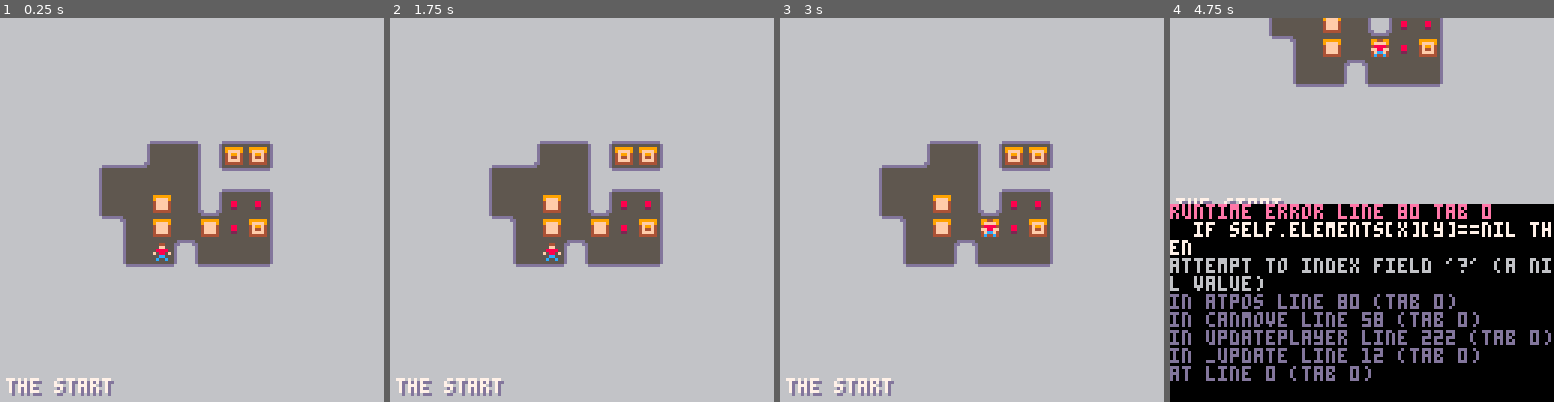
Above: before the commit, frames 1-4 (left to right).
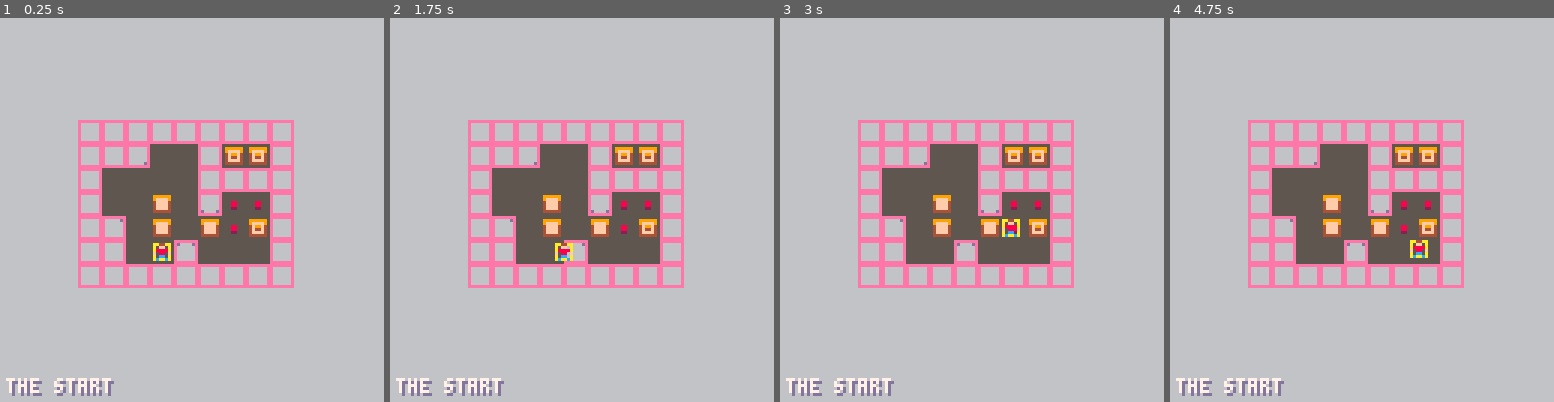
Above: after the commit, the same moments.

Repository: monsieurluge/pico8
Game: PICO-8 cartridge sokoban.p8
Same seed, same stepped clock (60 frames per second), same inputs: the game is played once before the commit and once after it.
Inputs:
- Up to frame 1 (0.25 s): no input
- Up to frame 2 (1.75 s): hold Right from 1.6 s (still down)
- Up to frame 3 (3 s): release Right at 2.1 s; hold Up 2.15-2.42 s; hold Right from 2.47 s (still down)
- Up to frame 4 (4.75 s): release Right at 3.03 s; hold Left 3.08-3.58 s; hold Down 3.63-3.97 s; hold Right 4.02-4.68 s; hold Up from 4.73 s (still down)

The runs differ from the first frame. In frame 1, 6.6% of the frame differs, in the area x 20-77%, y 26-71%; in frame 2, 6.7%; in frame 3, 6.7%; in frame 4, 65%, in the area x 0-100%, y 0-100%.
Error before the commit: runtime error line 80 tab 0; if self.elements[x][y]==nil then; attempt to index field '?' (a nil value)

Commit message:
work on the player movement

Diff:
--- a/sokoban.p8
+++ b/sokoban.p8
@@ -35,7 +35,7 @@
 
   for j=1,h do
    local id=mget(x+i-1,y+j-1)
-   grd[i][j]=newgrdelement(id)
+   grd[i][j]=newstatic(id,i,j)
   end
  end
 
@@ -43,28 +43,30 @@
 end
 
 function onswitch(x,y)
- local grd=stage.ground[x][y]
+ local nx=x/8+1
+ local ny=y/8+1
+ local grd=stage.ground[nx][ny]
  if (grd==nil) return false
  return fget(grd.id,1)
 end
 
-function coords(i,j)
- return {
-  x=i*8-8,
-  y=j*8-8
- }
-end
-
-function canmove(pos,move)
- local dx=pos.x+move.x
- local dy=pos.y+move.y
- local next=stage:atpos(dx,dy)
-
-	if (next==nil) return true
-
- if (fget(next.id,2)) return false
-
- return not fget(next.id,0)
+function move(obj,dx,dy)
+ local nx=obj.x+dx
+ local ny=obj.y+dy
+ local next=stage:atpos(nx,ny)
+
+ if (collision(obj,next)) return
+
+ obj.x=nx
+ obj.y=ny
+end
+
+function collision(a,b)
+ if a.hitbox and b.hitbox then
+  return a.hitbox.collide(b.hitbox)
+ end
+
+ return false
 end
 -->8
 --factories
@@ -78,23 +80,33 @@
 
  stage.ground=loadground(stage.x,stage.y,stage.w,stage.h)
  stage.elements=loadelements(stage.x,stage.y,stage.w,stage.h)
+ stage.empty={}
 
  stage.atpos=function(self,x,y)
-  if self.elements[x][y]==nil then
-   return self.ground[x][y]
-  end
-  return self.elements[x][y]
- end
-end
-
-function newgrdelement(id)
- if (fget(id,0)) return newwall(id)
- if (fget(id,1)) return newswitch()
+  local nx=flr(x/8+1)
+  local ny=flr(y/8+1)
+
+  if (nx<1 or nx>stage.w or ny<1 or ny>stage.h) return newwall(33,x,y)
+
+  if (stage.ground[nx][ny]) return stage.ground[nx][ny]
+  return stage.empty
+ end
+end
+
+function newstatic(id,x,y)
+ local nx=x*8-8
+ local ny=y*8-8
+ --wall
+ if (fget(id,0)) return newwall(id,nx,ny)
+ --switch
+ if (fget(id,1)) return newswitch(nx,ny)
 end
 
 function newelement(elts,id,x,y)
- if (fget(id,2)) add(elts,newbox(x,y))
- if (id==1) player=newplayer(x,y)
+ local nx=x*8-8
+ local ny=y*8-8
+ if (fget(id,2)) add(elts,newbox(nx,ny))
+ if (id==1) player=newplayer(nx,ny)
 end
 
 function newplayer(x,y)
@@ -102,33 +114,83 @@
 
  p.x=x
  p.y=y
+ p.hitbox=newhitbox(p,1,1,5,5)
+ p.anim=function()
+  return 1
+ end
  p.draw=function()
-  drawstatic(1,coords(p.x,p.y))
+  p.hitbox.draw(10)
+  drawsprite(p,p.x,p.y)
  end
 
  return p
 end
 
+function newhitbox(obj,dx,dy,w,h)
+ local hb={}
+
+ hb.dx=dx
+ hb.dy=dy
+ hb.w=w
+ hb.h=h
+ hb.obj=obj
+ hb.collide=function(hb2)
+  local l1=hb.obj.x+hb.dx --left
+  local t1=hb.obj.y+hb.dy --top
+  local l2=hb2.obj.x+hb2.dx --left
+  local t2=hb2.obj.y+hb2.dy --top
+
+  return not (
+   l1>l2+hb2.w
+   or l1+hb.w<l2
+   or t1>t2+hb2.h
+   or t1+hb.h<t2
+  )
+ end
+ hb.draw=function(c)
+  local nx=hb.obj.x+hb.dx
+  local ny=hb.obj.y+hb.dy
+  local wx=nx+hb.w
+  local hy=ny+hb.h
+
+  line(nx,ny,wx,ny,c)
+  line(wx,ny,wx,hy,c)
+  line(wx,hy,nx,hy,c)
+  line(nx,hy,nx,ny,c)
+ end
+
+ return hb
+end
+
 function newbox(x,y)
- return {
-  x=x,
-  y=y,
-  draw=function()
-   if onswitch(x,y) then
-    drawstatic(3,coords(x,y))
-   else
-    drawstatic(2,coords(x,y))
-   end
-  end
- }
-end
-
-function newwall(id)
+ local box={}
+
+ box.x=x
+ box.y=y
+ box.anim=function()
+  if (onswitch(x,y)) return 3
+  return 2
+ end
+ box.draw=function()
+  drawsprite(box,x,y)
+ end
+
+ return box
+end
+
+function newwall(id,x,y)
  local wall={}
 
  wall.id=id
- wall.draw=function(x,y)
-  drawstatic(wall.id,coords(x,y))
+ wall.x=x
+ wall.y=y
+ wall.hitbox=newhitbox(wall,0,0,7,7)
+ wall.anim=function()
+  return wall.id
+ end
+ wall.draw=function()
+  drawsprite(wall,x,y)
+  wall.hitbox.draw(14)
  end
 
  return wall
@@ -138,8 +200,11 @@
 local s={}
 
  s.id=4
+ s.anim=function()
+  return s.id
+ end
  s.draw=function(x,y)
-  drawstatic(s.id,coords(x,y))
+  drawsprite(s,x,y)
  end
 
  return s
@@ -159,24 +224,30 @@
  local w,h=stage.w,stage.h
  local xx,yy=x+w,y+h
 
+ --center the screen
  camera(flr((w*8-124)/2),flr((h*8-124)/2))
 
+ --draw the background
  cls(6)
  rectfill(x*8,y*8,xx*8-1,yy*8-1,5)
 
+ --draw the static elements
  for i=1,w do
   for j=1,h do
    local g=stage.ground[i][j]
-   if (g) g.draw(i,j)
+   if (g) g.draw(i*8-8,j*8-8)
   end
  end
 
+ --draw the other elements
  for elt in all(stage.elements) do
   elt.draw()
  end
 
+ --draw the player
  drawplayer()
 
+ --reset the camera position
  camera()
  if (debug) print(debug,2,2,2)
 end
@@ -185,8 +256,8 @@
  player.draw()
 end
 
-function drawstatic(id,c)
- spr(id,c.x,c.y)
+function drawsprite(obj,x,y)
+ spr(obj.anim() ,x,y)
 end
 
 function drawground(stage)
@@ -217,15 +288,12 @@
  dx=0
  dy=0
 
- if (btnp(⬅️)) dx=-1
- if (btnp(➡️)) dx=1
- if (btnp(⬆️)) dy=-1
- if (btnp(⬇️)) dy=1
-
- if (canmove(player,{x=dx,y=dy},2)) then
-  player.x+=dx
-  player.y+=dy
- end
+ if (btn(⬅️)) dx=-1
+ if (btn(➡️)) dx=1
+ if (btn(⬆️)) dy=-1
+ if (btn(⬇️)) dy=1
+
+	move(player,dx,dy)
 end
 __gfx__
 00000000000000000000000000000000000000000000000000000000000000000000000000000000000000000000000000000000000000000000000000000000
Not shown, changed: the thumbnail (__label__) section of sokoban.p8
